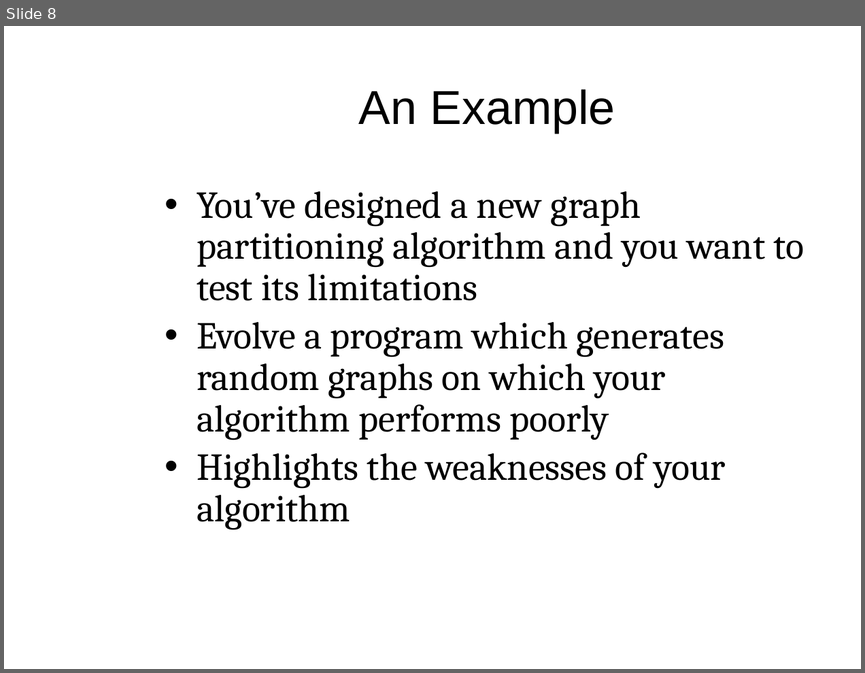
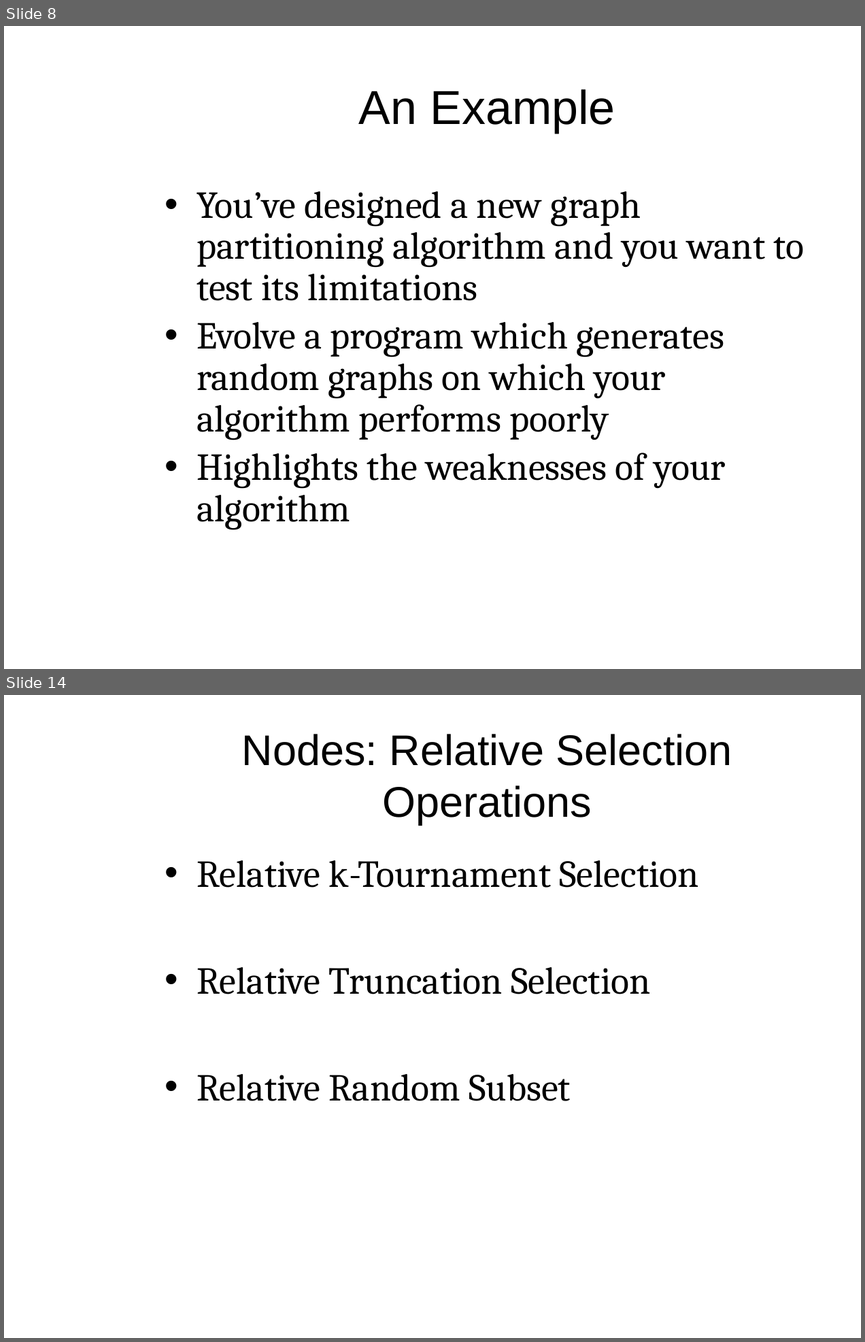
Before and after one commit to mam446/GraphEvo, a slide deck: documents/PopeMartinGraphTheoryPresentation.pptx. Shown one above the other, each under a label of ours: slide 8 before the commit, slides 8 and 14 after it; the slides between them are not shown. The pictures are 865x673 and 865x1342 pixels, drawn with LibreOffice and Linux fonts; fonts in the diff are those of the drawing; background and template pictures are left out. Boxes give left, top, right and bottom in pixels: in the first picture for what was removed or moved away, otherwise in the second. Text is boxed around its words. In the diff, an @@ line names an element or a change of style, - is before the commit and + after.

```diff
--- a/documents/PopeMartinGraphTheoryPresentation.pptx
+++ b/documents/PopeMartinGraphTheoryPresentation.pptx
@@ slide 14 added at [4, 695, 861, 1338], background picture (left out) @@
@@ title added at [242, 734, 732, 825], 36 pt, text #000000 @@
+Nodes: Relative Selection Operations
@@ text added at [197, 860, 699, 1101], 32 pt, text #000000 @@
+• Relative k-Tournament Selection
+• Relative Truncation Selection
+• Relative Random Subset
```
Also in this commit, not shown: 1 slide changed, 21 other slides added, 3 slides removed.
